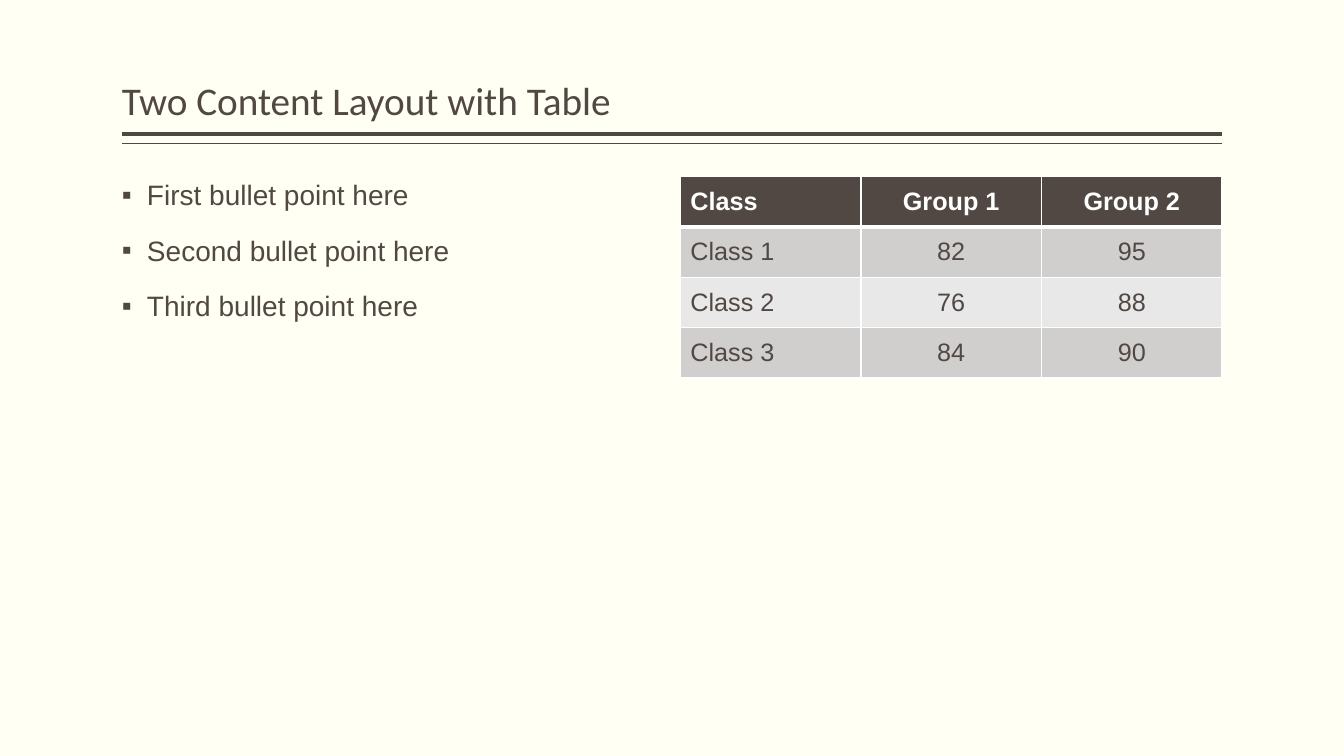
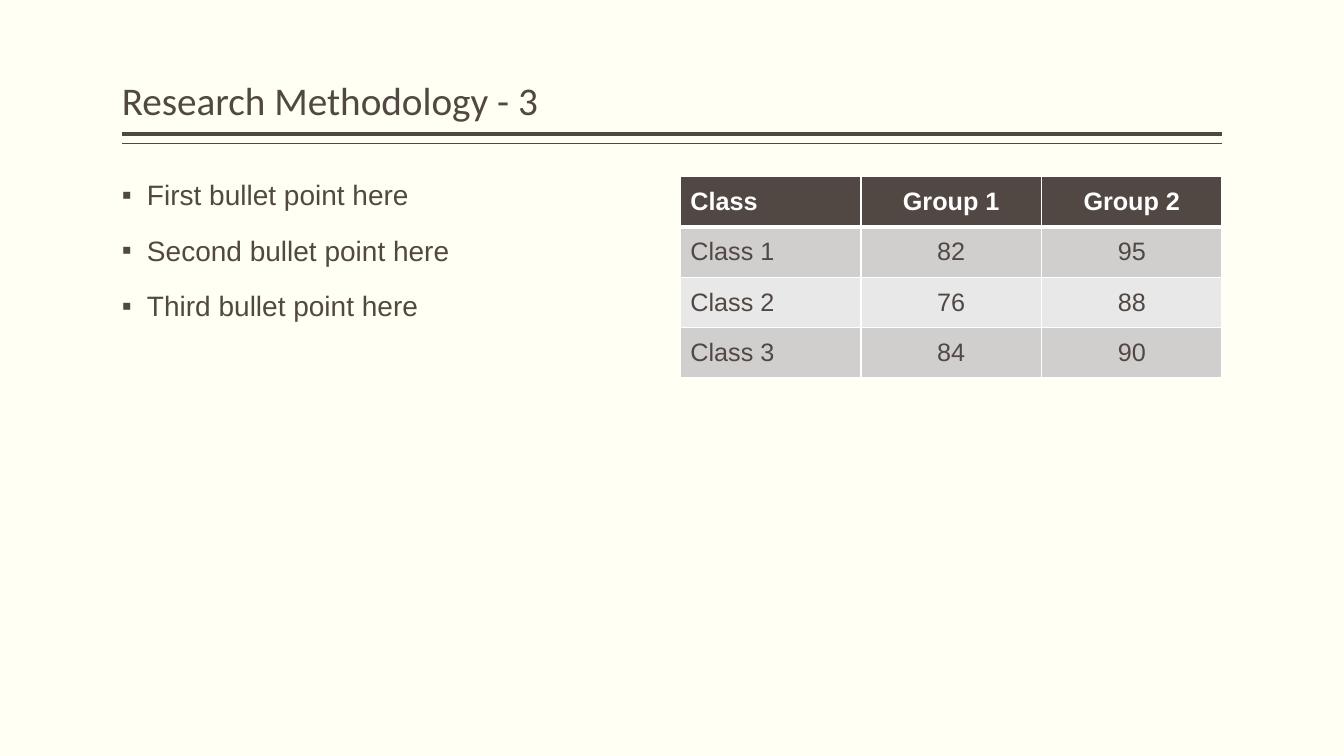
Before and after one commit to JackDaedalus/Sci-Research, a slide deck: slide 7 of PPT/My Topic CC Fraud cf v1-0 120222.pptx (slide 4 before the commit). Drawn at 1344x756 pixels with LibreOffice and Linux fonts; fonts in the diff are those of the drawing. Boxes give left, top, right and bottom in pixels: in the first picture for what was removed or moved away, otherwise in the second. Text is boxed around its words. In the diff, an @@ line names an element or a change of style, - is before the commit and + after.

```diff
--- a/PPT/My Topic CC Fraud cf v1-0 120222.pptx
+++ b/PPT/My Topic CC Fraud cf v1-0 120222.pptx
@@ title at (122, 87, 538, 122): text changed @@
-Two Content Layout with Table
+Research Methodology - 3
```
Also in this commit, not shown: 3 other slides changed, 5 slides added, 8 slides removed, 1 other file.
